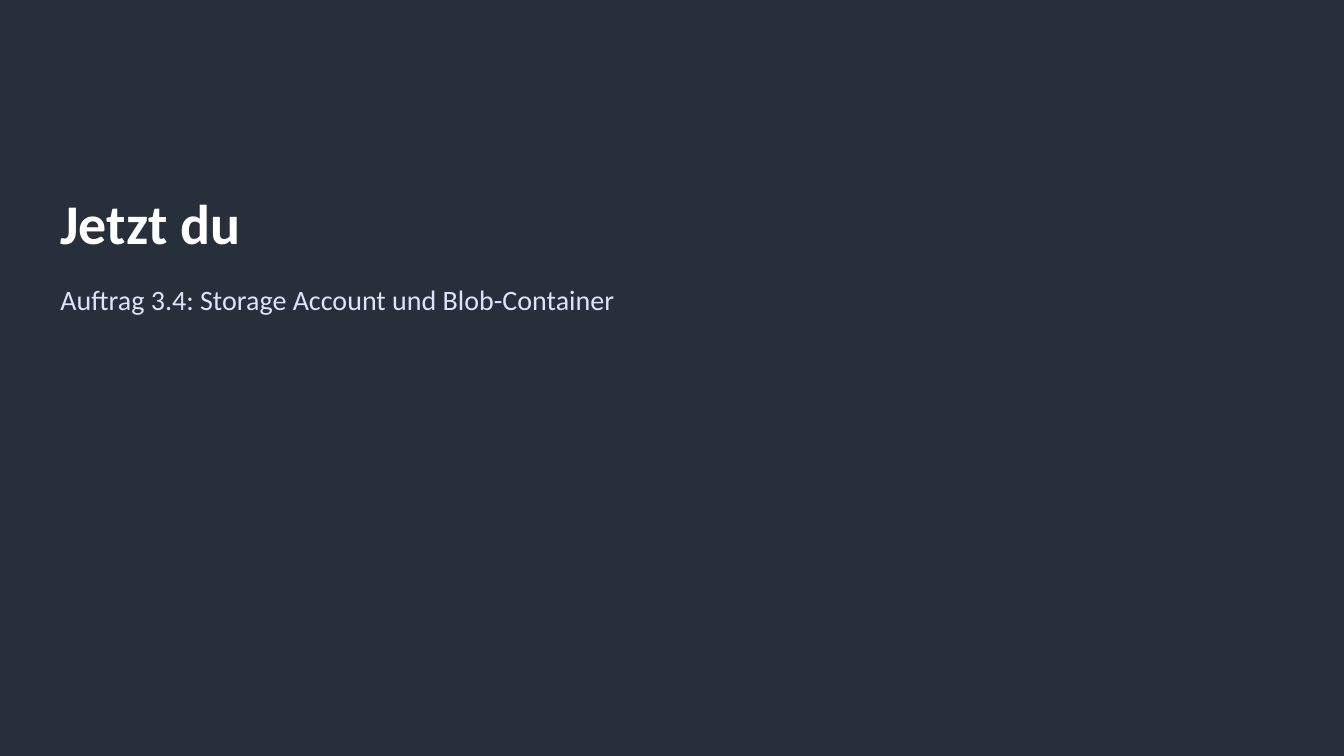
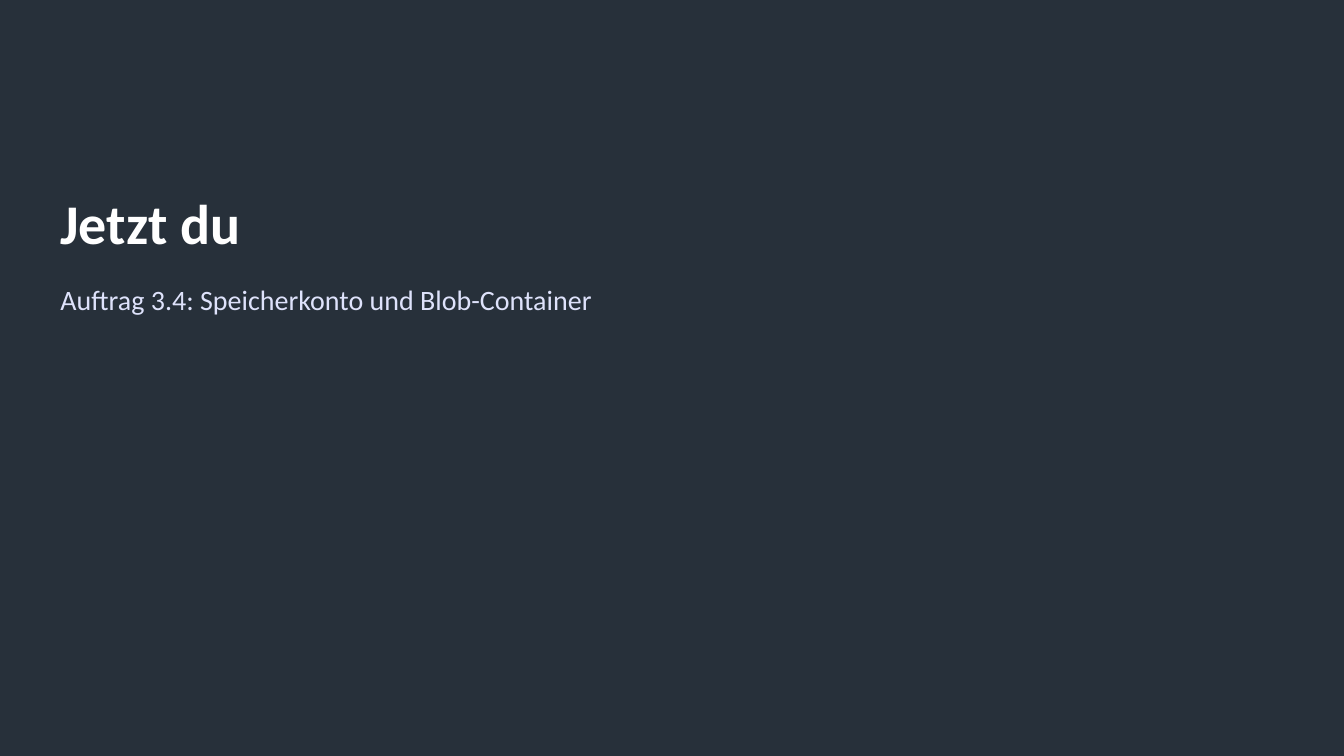
Before and after one commit to pat-teacher/azure-basics-training, a slide deck: slide 11 of praesentationen/input-05-azure-storage.pptx. Drawn at 1344x756 pixels with LibreOffice and Linux fonts; fonts in the diff are those of the drawing; background and template pictures are left out. Boxes give left, top, right and bottom in pixels: in the first picture for what was removed or moved away, otherwise in the second. Text is boxed around its words. In the diff, an @@ line names an element or a change of style, - is before the commit and + after.

Commit message:
Update terminology and translations in diagrams and scripts for consistency
- Changed "Managed Disk" to "verwalteter Datenträger" in Speicher_TechnischeModelle.svg
- Updated "Blob Storage" to "Blob-Speicher" in Speicher_TechnischeModelle.svg and Speicher_Zugriffsklassen.svg
- Modified various terms in diagramme.py for clarity, including "Storage Account" to "Speicherkonto"
- Adjusted presentation content in präsentationen-inhalt.js to reflect updated terminology
- Added a new Python script (begriffe.py) to automate the addition of English terms in documentation

```diff
--- a/praesentationen/input-05-azure-storage.pptx
+++ b/praesentationen/input-05-azure-storage.pptx
@@ text at (x1=60, y1=290, x2=591, y2=315): text changed @@
-Auftrag 3.4: Storage Account und Blob-Container
+Auftrag 3.4: Speicherkonto und Blob-Container
```
Also in this commit, not shown: 2 other slides changed, 44 other files.
